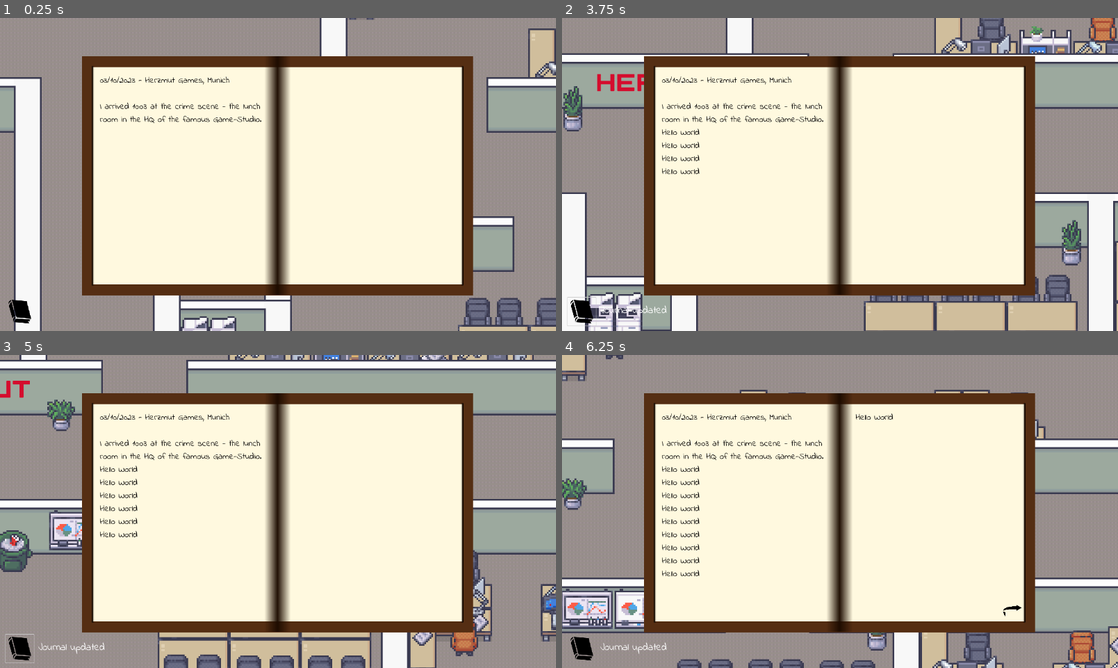
Above: before the commit, frames 1-4 (two rows, left to right).
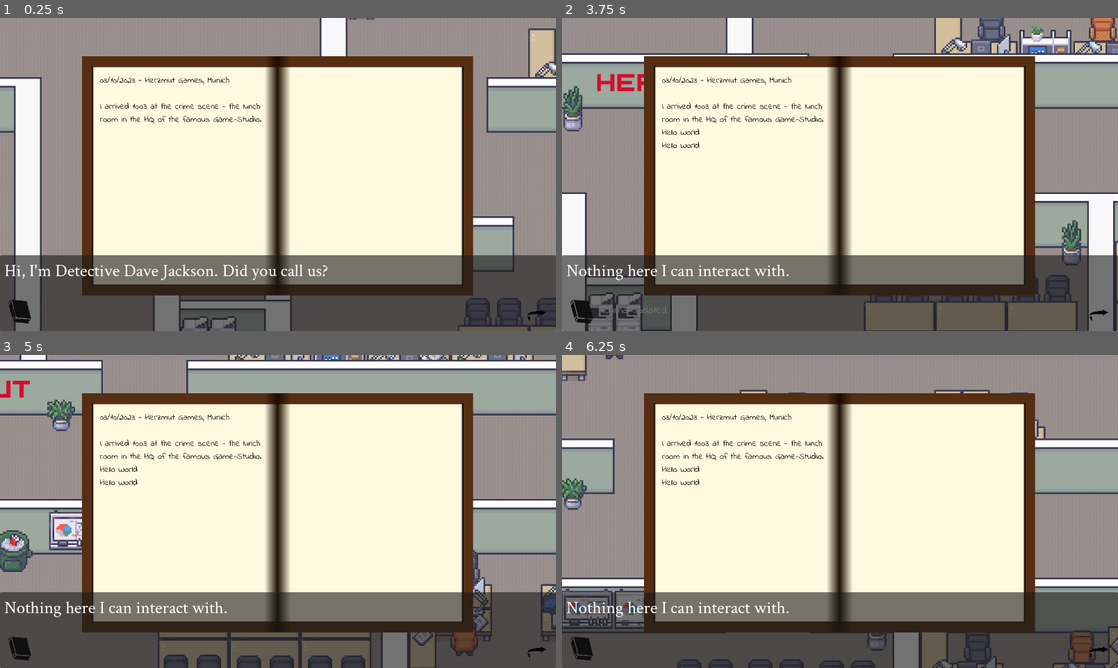
Above: after the commit, the same moments.

Repository: Flipez/gwj-55
Game: Godot game, scene res://scenes/game.tscn
Same seed, same stepped clock (60 frames per second), same inputs: the game is played once before the commit and once after it.
Inputs (mouse positions are in pixels of both pictures, inside the frame that each line leads up to):
- Up to frame 1 (0.25 s): no input
- Up to frame 2 (3.75 s): click (1101, 315) at 0.52 s; click (584, 312) at 1.25 s; tap Enter (ui_accept) at 2, 3.5, 3.6 s; hold Right (ui_right) 2.03-2.75 s; hold Enter (ui_accept) 2.03-2.75 s; click (1101, 315) at 2.77 s; hold Down (ui_down) from 3.53 s (still down)
- Up to frame 3 (5 s): tap Enter (ui_accept) at 3.77, 4.07 s; release Down (ui_down) at 4.28 s; hold Right (ui_right) from 4.28 s (still down); hold Enter (ui_accept) from 4.28 s (still down)
- Up to frame 4 (6.25 s): release Right (ui_right) at 5.03 s; release Enter (ui_accept) at 5.03 s; hold Up (ui_up) 5.03-5.75 s; tap Enter (ui_accept) at 5.1, 5.27, 5.57 s; click (1012, 608) at 5.77 s

The runs differ from the first frame. In frame 1, 24% of the frame differs, in the area x 0-100%, y 75-100%; in frame 2, 24%; in frame 3, 24%; in frame 4, 24%, in the area x 0-100%, y 18-100%.
Error before the commit: Invalid access of index '2' on a base object of type: 'Array'. (res://scenes/journal.gd:17)

Commit message:
Add basic text-handling

Diff:
--- a/godot/libs/globals.gd
+++ b/godot/libs/globals.gd
@@ -1,6 +1,7 @@
 extends Node
 
 signal update_journal(message: String)
+signal initiate_chat(message: String)
 
 func _ready():
 	connect("update_journal", _debug_signal)
--- a/godot/scenes/hud.gd
+++ b/godot/scenes/hud.gd
@@ -3,9 +3,12 @@
 @onready var status_message = $UI/StatusMessage
 @onready var hide_status = $UI/HideStatus
 @onready var journal = $Journal
+@onready var chatbox = $Text/Panel/Box/Content
+@onready var chat = $Text
 
 func _ready():
 	Globals.connect("update_journal", _update_journal)
+	Globals.connect("initiate_chat", _start_chat)
 
 func _process(delta):
 	pass
@@ -24,3 +27,12 @@
 		journal.hide()
 	else:
 		journal.show()
+
+func _on_next_text_pressed():
+	chat.hide()
+	chatbox.text = ""
+
+# TODO, support "complex" chats with questions and different paths
+func _start_chat(message):
+	chat.show()
+	chatbox.text = message
--- a/godot/scenes/hud.tscn
+++ b/godot/scenes/hud.tscn
@@ -1,9 +1,12 @@
-[gd_scene load_steps=8 format=3 uid="uid://dplq7pgybgilo"]
+[gd_scene load_steps=13 format=3 uid="uid://dplq7pgybgilo"]
 
 [ext_resource type="Script" path="res://scenes/hud.gd" id="1_4358g"]
 [ext_resource type="Texture2D" uid="uid://xrinmivk82p5" path="res://assets/white-book.png" id="1_gerog"]
 [ext_resource type="FontFile" uid="uid://mp1ljy5uk88x" path="res://fonts/IndieFlower-Regular.ttf" id="3_w4uc1"]
 [ext_resource type="PackedScene" uid="uid://csylntjtnmsra" path="res://scenes/journal.tscn" id="4_0wvsj"]
+[ext_resource type="FontFile" uid="uid://ujqmqsuyhdxx" path="res://fonts/CrimsonText-Regular.ttf" id="5_aavwy"]
+[ext_resource type="FontFile" uid="uid://5q4su2qmavjw" path="res://fonts/CrimsonText-Bold.ttf" id="6_5o0ng"]
+[ext_resource type="Texture2D" uid="uid://ccl0pgs17b74h" path="res://assets/sideswipe.png" id="7_ic485"]
 
 [sub_resource type="StyleBoxFlat" id="StyleBoxFlat_dkbsl"]
 bg_color = Color(0.458824, 0.603922, 0.835294, 0.686275)
@@ -21,6 +24,14 @@
 
 [sub_resource type="Shortcut" id="Shortcut_5q8u3"]
 events = [SubResource("InputEventKey_2b5ay")]
+
+[sub_resource type="InputEventKey" id="InputEventKey_1phmc"]
+device = -1
+keycode = 32
+unicode = 32
+
+[sub_resource type="Shortcut" id="Shortcut_cysj5"]
+events = [SubResource("InputEventKey_1phmc")]
 
 [node name="HUD" type="CanvasLayer"]
 script = ExtResource("1_4358g")
@@ -71,5 +82,52 @@
 grow_horizontal = 1
 grow_vertical = 1
 
+[node name="Text" type="Control" parent="."]
+layout_mode = 3
+anchors_preset = 0
+offset_top = 200.0
+offset_right = 1280.0
+offset_bottom = 720.0
+
+[node name="Panel" type="PanelContainer" parent="Text"]
+layout_mode = 1
+anchors_preset = 12
+anchor_top = 1.0
+anchor_right = 1.0
+anchor_bottom = 1.0
+offset_top = -174.0
+grow_horizontal = 2
+grow_vertical = 0
+
+[node name="Box" type="MarginContainer" parent="Text/Panel"]
+layout_mode = 2
+theme_override_constants/margin_left = 10
+theme_override_constants/margin_top = 10
+theme_override_constants/margin_right = 10
+theme_override_constants/margin_bottom = 10
+
+[node name="Content" type="RichTextLabel" parent="Text/Panel/Box"]
+layout_mode = 2
+theme_override_fonts/normal_font = ExtResource("5_aavwy")
+theme_override_fonts/bold_font = ExtResource("6_5o0ng")
+theme_override_font_sizes/normal_font_size = 40
+theme_override_font_sizes/bold_font_size = 40
+bbcode_enabled = true
+text = "Hi, I'm Detective Dave Jackson. Did you call us?"
+
+[node name="NextText" type="TextureButton" parent="Text"]
+layout_mode = 0
+offset_left = 1211.0
+offset_top = 457.0
+offset_right = 1731.0
+offset_bottom = 977.0
+scale = Vector2(0.1, 0.1)
+shortcut = SubResource("Shortcut_cysj5")
+shortcut_feedback = false
+shortcut_in_tooltip = false
+texture_normal = ExtResource("7_ic485")
+flip_h = true
+
 [connection signal="pressed" from="UI/Button" to="." method="_on_button_pressed"]
 [connection signal="timeout" from="UI/HideStatus" to="." method="_on_hide_status_timeout"]
+[connection signal="pressed" from="Text/NextText" to="." method="_on_next_text_pressed"]
--- a/godot/scenes/player.gd
+++ b/godot/scenes/player.gd
@@ -16,6 +16,10 @@
 		input.y -= 1
 	return input
 
+func _unhandled_input(event):
+	if Input.is_action_pressed("ui_accept"):
+		Globals.emit_signal("initiate_chat", "Nothing here I can interact with.")
+
 func _physics_process(delta):
 	var direction = get_input()
 	if direction.length() > 0:
